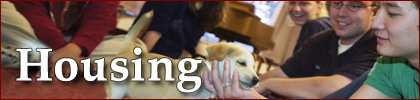
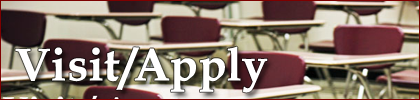
Comparing the layer stacks of the two (420, 100) images. Changes:
renamed "Housing" to "Visit/Apply", painted on it over [15, 46, 268, 93]
added layer "Layer 7" above "Layer 6" over [1, 1, 419, 99]
added layer "Layer 6" above "Layer 5" over [1, 1, 419, 99]
added layer "Layer 5" above "Layer 4" over [1, 1, 419, 99]
added layer "Layer 4" above "Layer 3" over [1, 1, 419, 99]
